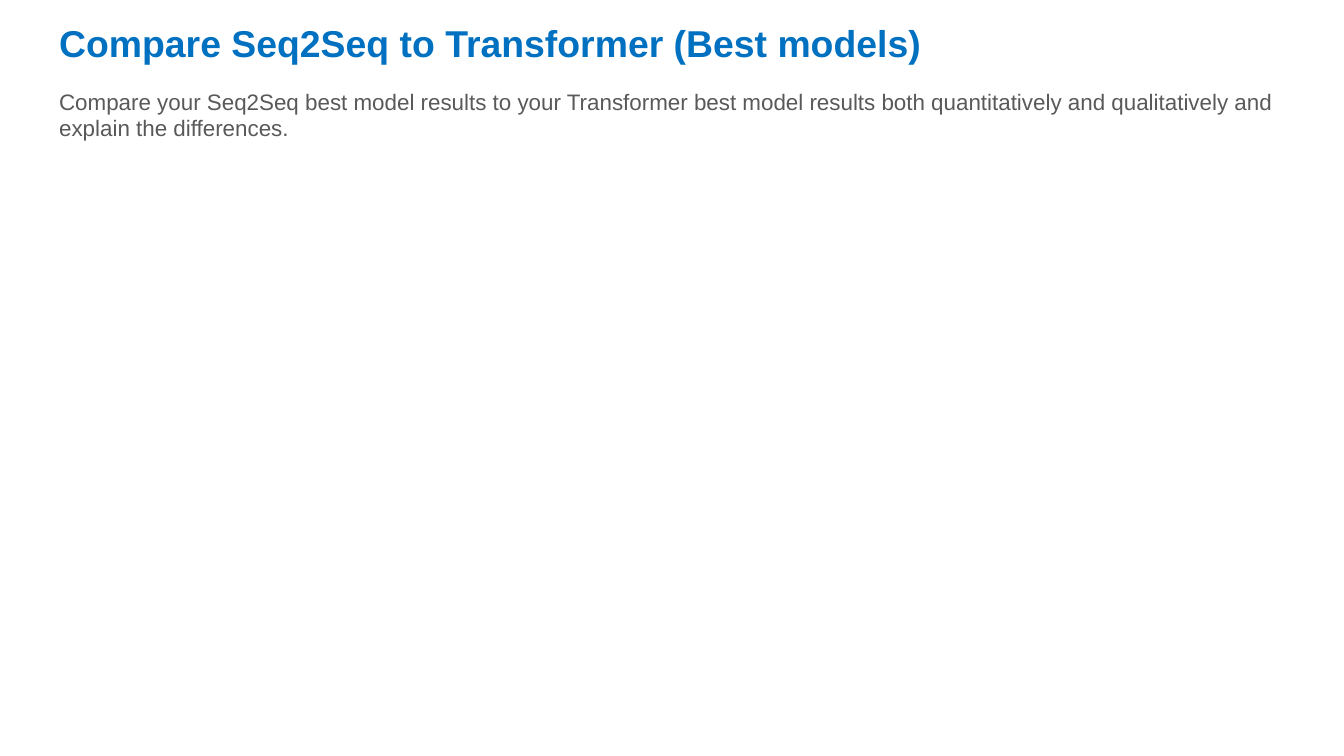
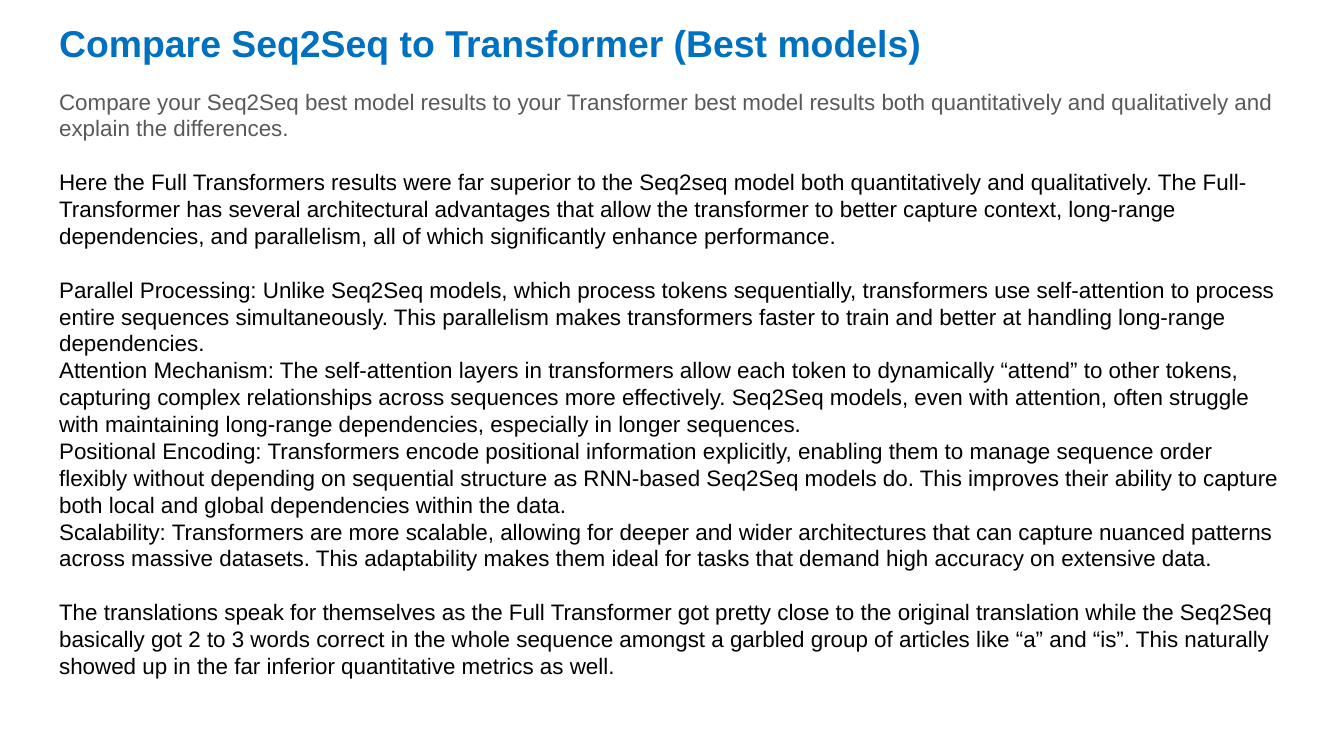
Before and after one commit to mccarvik/georgia_tech, a slide deck: slide 15 of deep_learning/4_assign/assignment4_fall24/assignment4-template - McCarville.pptx. Drawn at 1344x756 pixels with LibreOffice and Linux fonts; fonts in the diff are those of the drawing. Boxes give left, top, right and bottom in pixels: in the first picture for what was removed or moved away, otherwise in the second. Text is boxed around its words. In the diff, an @@ line names an element or a change of style, - is before the commit and + after.

```diff
--- a/deep_learning/4_assign/assignment4_fall24/assignment4-template - McCarville.pptx
+++ b/deep_learning/4_assign/assignment4_fall24/assignment4-template - McCarville.pptx
@@ text at (x1=59, y1=94, x2=1278, y2=679): text changed; text colour #595959 to #000000 @@
-Compare your Seq2Seq best model results to your Transformer best model results both quantitatively and qualitatively and explain the differences.
+Compare your Seq2Seq best model results to your Transformer best model results both quantitatively and qualitatively and explain the differences.
+Here the Full Transformers results were far superior to the Seq2seq model both quantitatively and qualitatively. The Full-Transformer has several architectural advantages that allow the transformer to better capture context, long-range dependencies, and parallelism, all of which significantly enhance performance.
+Parallel Processing: Unlike Seq2Seq models, which process tokens sequentially, transformers use self-attention to process entire sequences simultaneously. This parallelism makes transformers faster to train and better at handling long-range dependencies.
+Attention Mechanism: The self-attention layers in transformers allow each token to dynamically “attend” to other tokens, capturing complex relationships across sequences more effectively. Seq2Seq models, even with attention, often struggle with maintaining long-range dependencies, especially in longer sequences.
+Positional Encoding: Transformers encode positional information explicitly, enabling them to manage sequence order flexibly without depending on sequential structure as RNN-based Seq2Seq models do. This improves their ability to capture both local and global dependencies within the data.
+Scalability: Transformers are more scalable, allowing for deeper and wider architectures that can capture nuanced patterns across massive datasets. This adaptability makes them ideal for tasks that demand high accuracy on extensive data.
+The translations speak for themselves as the Full Transformer got pretty close to the original translation while the Seq2Seq basically got 2 to 3 words correct in the whole sequence amongst a garbled group of articles like “a” and “is”. This naturally showed up in the far inferior quantitative metrics as well.
```
Also in this commit, not shown: 14 other slides changed, 4 slides added, 1 slide removed, 15 other files.
